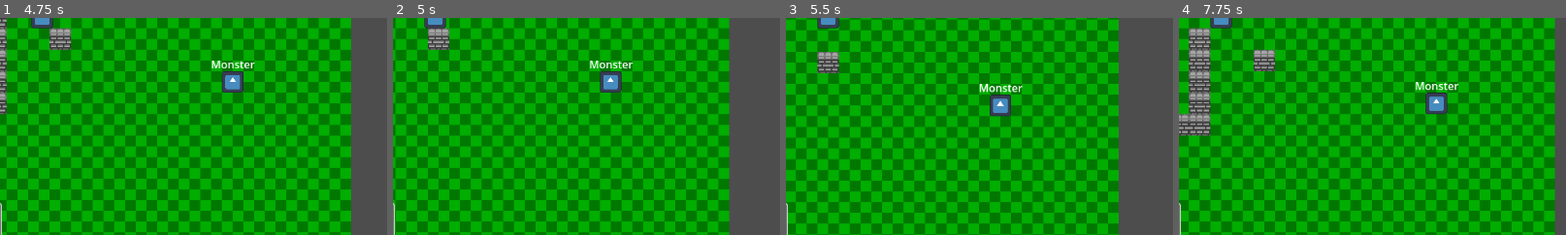
Above: before the commit, frames 1-4 (left to right).
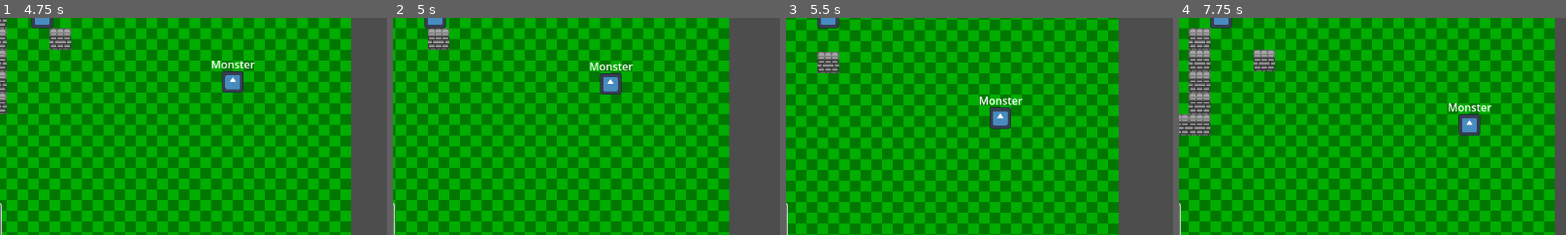
Above: after the commit, the same moments.

Repository: BurntToaster-Pirate15/Project-Prometheus
Game: Godot game, scene res://scenes/main_menu.tscn
Two runs of this game, one before a commit and one after it. Both use one fixed random seed, a clock stepped at 60 frames per second and the inputs below. The engine's default icon, where the game draws it, is replaced by a stand-in: a white triangle on a blue panel in a dark square.
Inputs (mouse positions are % of the whole screen's width and height, from its top left):
- Up to frame 1 (4.75 s): click "Play New Game" at 0.5 s; tap Enter at 1.25 s; move the mouse to (72, 45) at 1.27 s; hold D (right) 1.28-2 s; hold Shift (Dash) 1.28-2 s; click (72, 45) at 1.42 s; click "Attack" at 2 s; click "Move" at 2.75 s; tap Space at 3.5 s; move the mouse to (30, 55) at 3.52 s; hold S (down) 3.53-4.28 s; tap Shift (Dash) at 3.6 s; move the mouse to (60, 28) at 4.27 s; hold D (right) from 4.28 s (still down); hold Shift (Dash) from 4.28 s (still down)
- Up to frame 2 (5 s): keep holding D (right); keep holding Shift (Dash)
- Up to frame 3 (5.5 s): move the mouse to (45, 70) at 5.02 s; release D (right) at 5.03 s; release Shift (Dash) at 5.03 s; hold W (up) from 5.03 s (still down); tap Shift (Dash) at 5.1 s; click (45, 70) at 5.17 s
- Up to frame 4 (7.75 s): move the mouse to (80, 65) at 5.77 s; release W (up) at 5.78 s; hold Shift (Dash) 5.78-6.53 s; hold A (left) 5.78-7.28 s; move the mouse to (20, 35) at 6.52 s; tap Shift (Dash) at 6.6 s; move the mouse to (55, 50) at 7.27 s; hold S (down) from 7.28 s (still down); hold Shift (Dash) from 7.28 s (still down); click (55, 50) at 7.42 s
The pictures show only the part of the screen within x 45-94%, y 50-100%; the shares and areas given below are measured in that part.

Frame 1 is identical in both runs. In frame 2, 0.5% of the frame differs, in the area x 50-63%, y 19-36%; in frame 3, 1.2%; in frame 4, 1.7%, in the area x 61-81%, y 29-55%.

Commit message:
feat: add random monster movement

Diff:
--- a/scripts/Monster.gd
+++ b/scripts/Monster.gd
@@ -38,14 +38,19 @@
 
 	var path: Array = grid.get_grid_path(position, player.position)
 
+	if path.is_empty() or len(path) > 10:
+		# move randomly
+		# idle behaviour
+		var rand_x: int = randi_range(-1, 1)
+		var rand_y: int = randi_range(-1, 1)
+		var random_direction: Vector2 =  position + Vector2(rand_x * 32, rand_y * 32)
+		path = grid.get_grid_path(position, random_direction)
+
 	for occupied_position in occupied_positions:
 		grid.grid.set_point_solid(grid.local_to_map(occupied_position.global_position), false)
 
-	if path.is_empty():
-		return
 
-	if len(path) > 10:
-		return
+
 
 	for tile in path:
 		if actions > 0:
